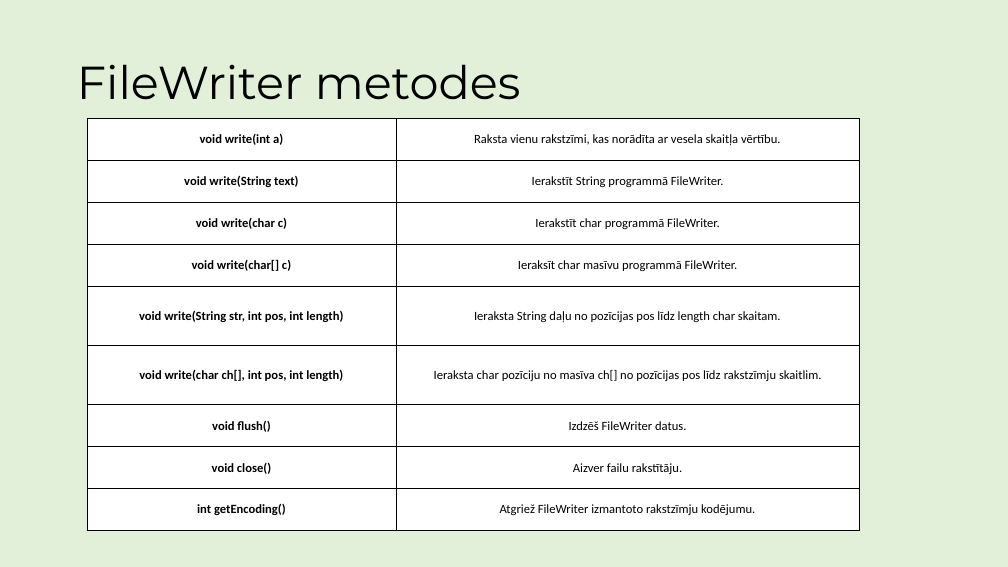
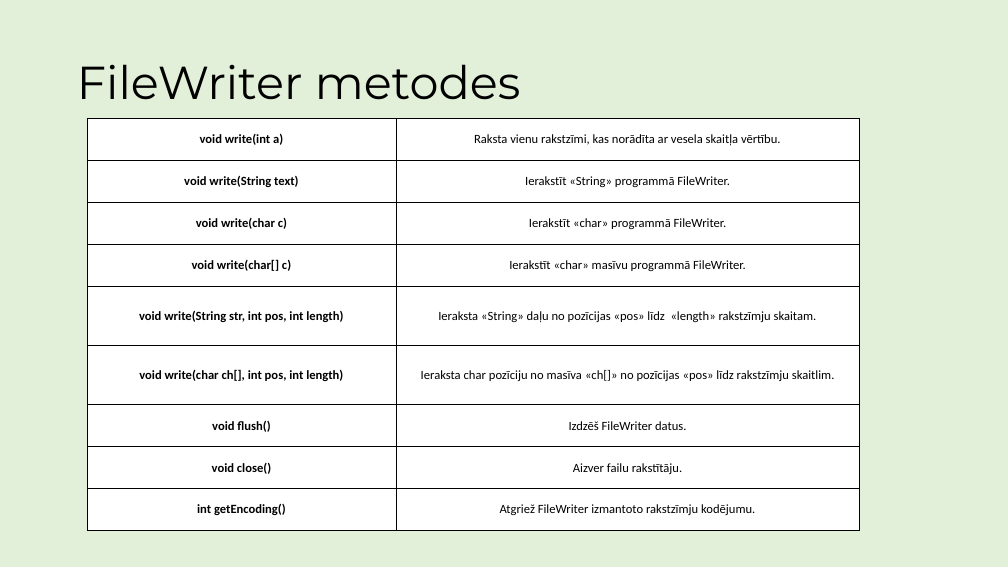
Before and after one commit to ricciss/TekstaDatnes, a slide deck: slide 9 of MacibuMaterials.pptx. Drawn at 1008x567 pixels with LibreOffice and Linux fonts; fonts in the diff are those of the drawing. Boxes give left, top, right and bottom in pixels: in the first picture for what was removed or moved away, otherwise in the second. Text is boxed around its words. In the diff, an @@ line names an element or a change of style, - is before the commit and + after.

```diff
--- a/MacibuMaterials.pptx
+++ b/MacibuMaterials.pptx
@@ table at box(87, 119, 860, 531) @@
-row 2, column 2: Ierakstīt String programmā FileWriter.
+row 2, column 2: Ierakstīt «String» programmā FileWriter.
-row 3, column 2: Ierakstīt char programmā FileWriter.
+row 3, column 2: Ierakstīt «char» programmā FileWriter.
-row 4, column 2: Ieraksīt char masīvu programmā FileWriter.
+row 4, column 2: Ierakstīt «char» masīvu programmā FileWriter.
-row 5, column 2: Ieraksta String daļu no pozīcijas pos līdz length char skaitam.
+row 5, column 2: Ieraksta «String» daļu no pozīcijas «pos» līdz «length» rakstzīmju skaitam.
-row 6, column 2: Ieraksta char pozīciju no masīva ch[] no pozīcijas pos līdz rakstzīmju skaitlim.
+row 6, column 2: Ieraksta char pozīciju no masīva «ch[]» no pozīcijas «pos» līdz rakstzīmju skaitlim.
```
Also in this commit, not shown: 2 other slides changed, 4 slides added.
